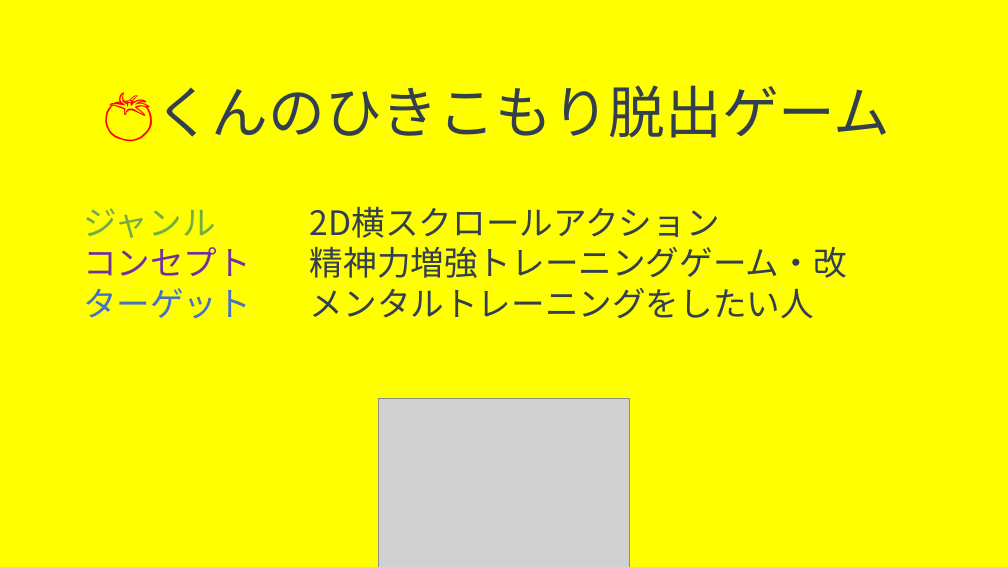
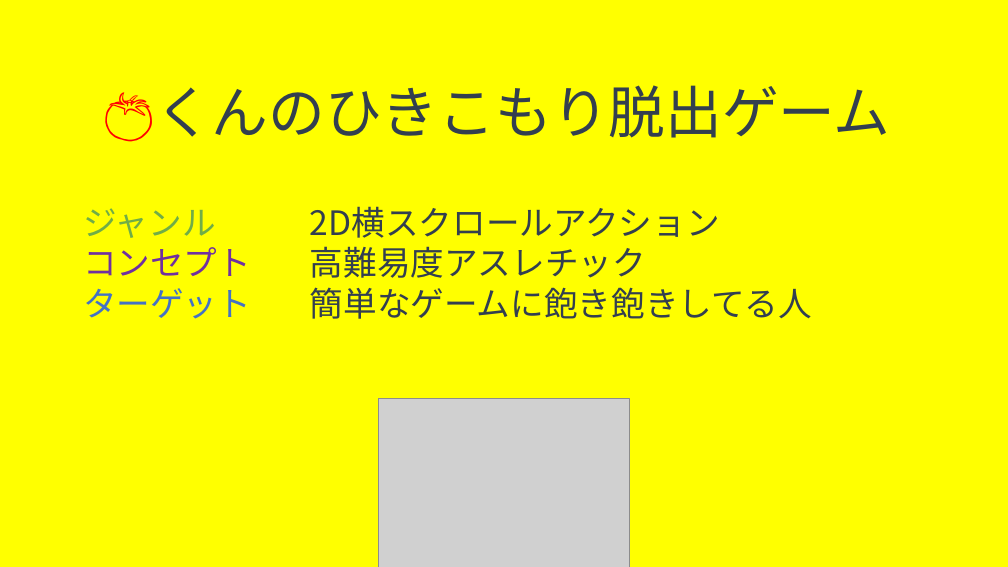
Before and after one commit to trr-n/taxmc-neo, a slide deck: slide 1 of kikaku/potato_kikakusho.pptx. Drawn at 1008x567 pixels with LibreOffice and Linux fonts; fonts in the diff are those of the drawing; grey boxes stand for pictures. Boxes give left, top, right and bottom in pixels: in the first picture for what was removed or moved away, otherwise in the second. Text is boxed around its words. In the diff, an @@ line names an element or a change of style, - is before the commit and + after.

```diff
--- a/kikaku/potato_kikakusho.pptx
+++ b/kikaku/potato_kikakusho.pptx
@@ text at box(83, 246, 812, 319): text changed @@
-コンセプト 精神力増強トレーニングゲーム・改
-ターゲット メンタルトレーニングをしたい人
+コンセプト 高難易度アスレチック
+ターゲット 簡単なゲームに飽き飽きしてる人
```
Also in this commit, not shown: 2 other slides changed, 1 slide removed, 2 other files.
